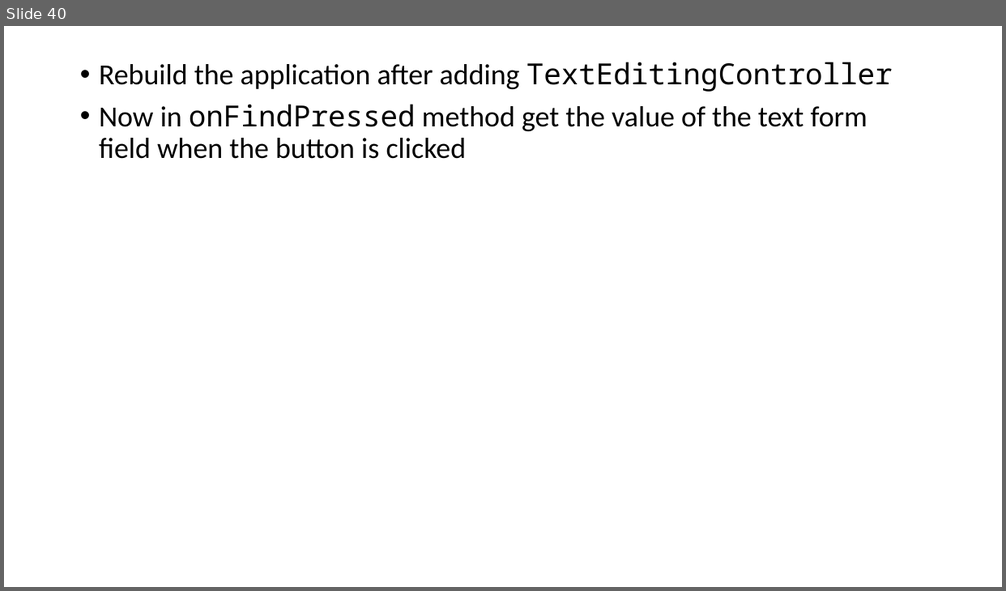
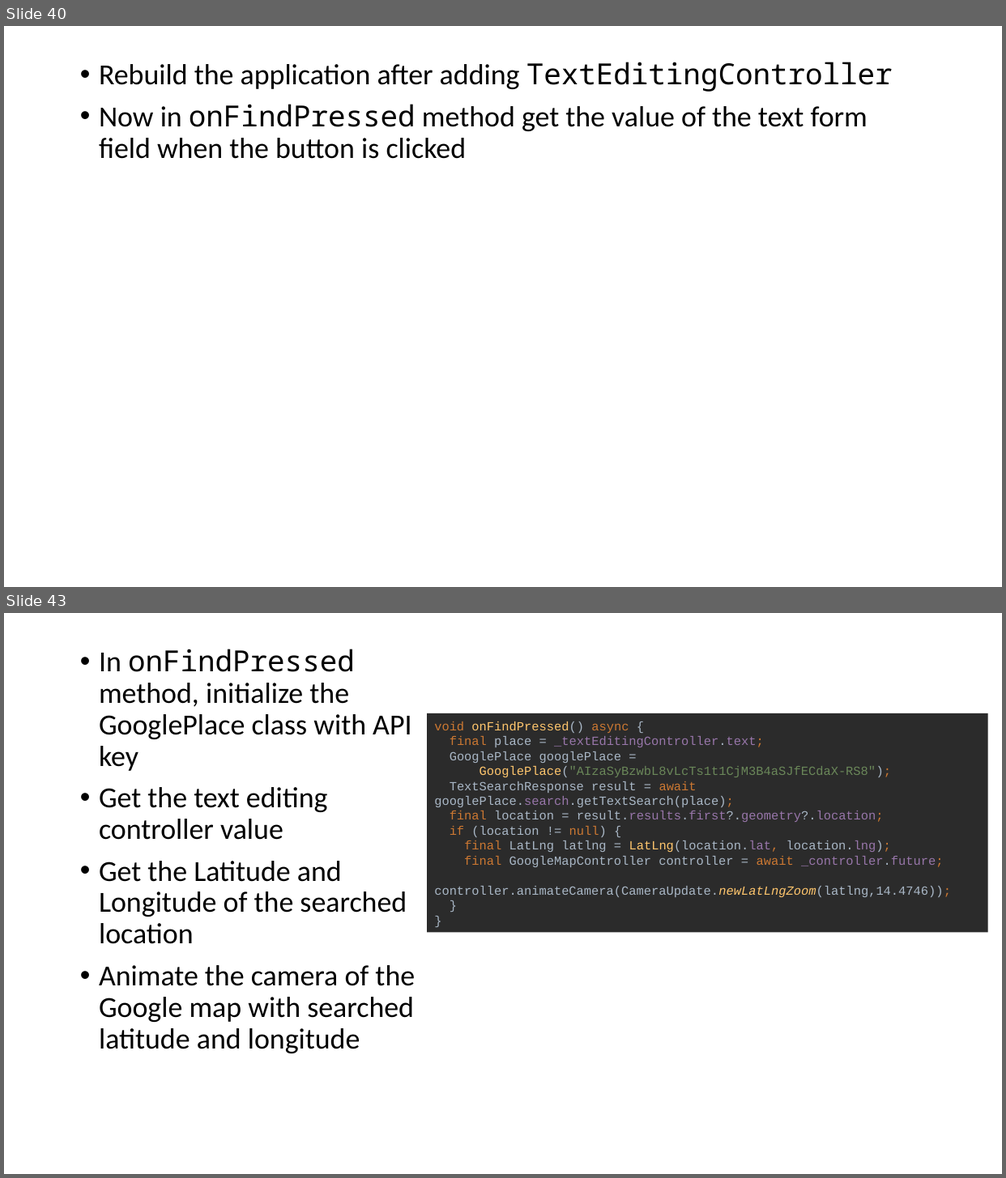
Before and after one commit to saileshbro/google_map_slide, a slide deck: slide/slide.pptx. Shown one above the other, each under a label of ours: slide 40 before the commit, slides 40 and 43 after it; the slides between them are not shown. The pictures are 1006x591 and 1006x1178 pixels, drawn with LibreOffice and Linux fonts; fonts in the diff are those of the drawing. Boxes give left, top, right and bottom in pixels: in the first picture for what was removed or moved away, otherwise in the second. Text is boxed around its words. In the diff, an @@ line names an element or a change of style, - is before the commit and + after.

Commit message:
feat: add google places api for place search

```diff
--- a/slide/slide.pptx
+++ b/slide/slide.pptx
@@ slide 43 added at bbox=[4, 613, 1002, 1174], background #FFFFFF @@
@@ text added at bbox=[99, 649, 415, 1054], 28 pt, text #000000 @@
+• In onFindPressed method, initialize the GooglePlace class with API key
+• Get the text editing controller value
+• Get the Latitude and Longitude of the searched location
+• Animate the camera of the Google map with searched latitude and longitude
@@ rectangle added at bbox=[427, 713, 988, 933], fill #2B2B2B, 12 pt, text #A9B7C6 @@
+void onFindPressed() async {
+final place = _textEditingController.text;
+GooglePlace googlePlace =
+GooglePlace("AIzaSyBzwbL8vLcTs1t1CjM3B4aSJfECdaX-RS8");
+TextSearchResponse result = await googlePlace.search.getTextSearch(place);
+final location = result.results.first?.geometry?.location;
+if (location != null) {
+final LatLng latlng = LatLng(location.lat, location.lng);
+final GoogleMapController controller = await _controller.future;
+controller.animateCamera(CameraUpdate.newLatLngZoom(latlng,14.4746));
+}
+}
```
Also in this commit, not shown: 8 slides changed, 7 other slides added, 3 other files.
